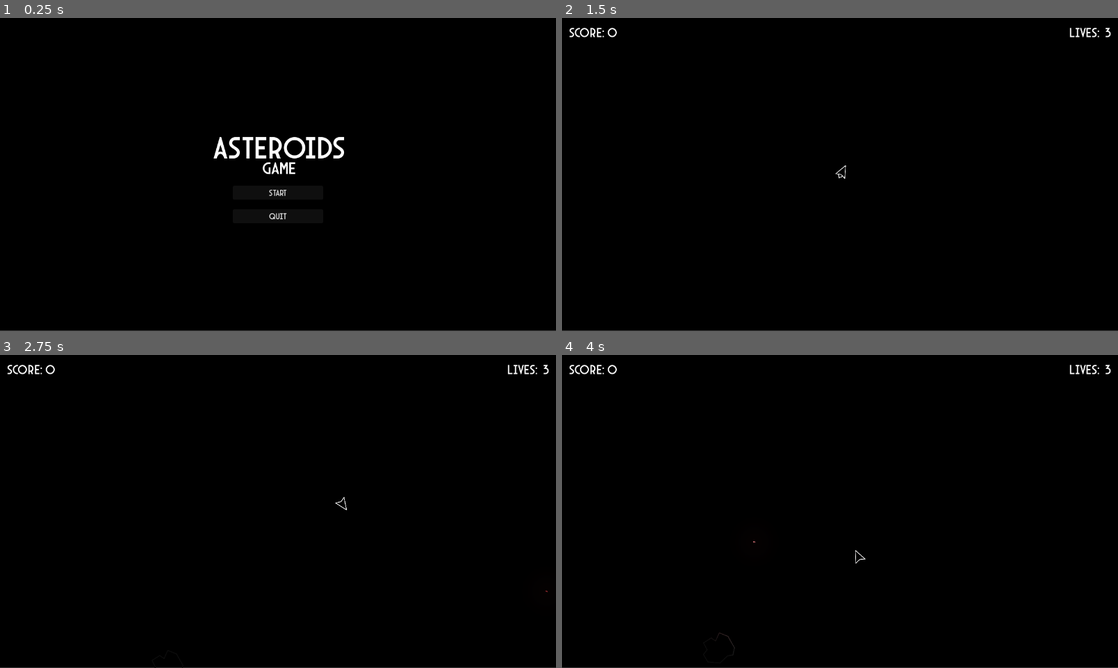
Above: before the commit, frames 1-4 (two rows, left to right).
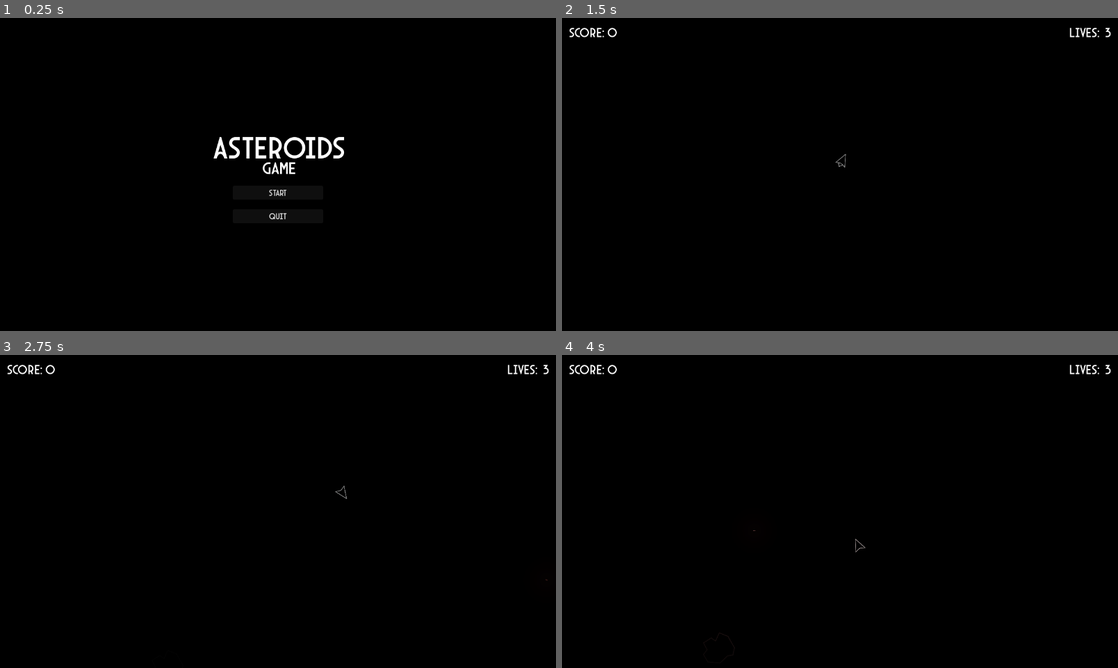
Above: after the commit, the same moments.

Repository: kjsneed1/asteroid-clone
Game: Godot game, scene res://main.tscn
The game is run twice, just before and just after one commit, with the same random seed, the same clock (stepped at 60 frames per second) and the same inputs.
Inputs:
- Up to frame 1 (0.25 s): no input
- Up to frame 2 (1.5 s): click "Start" at 0.5 s; tap Enter at 1.25 s; hold Right (turn_right) from 1.28 s (still down); hold Up (move) from 1.28 s (still down)
- Up to frame 3 (2.75 s): tap Space (shoot) at 2, 2.1 s; release Right (turn_right) at 2.03 s; release Up (move) at 2.03 s; hold Down (brake) from 2.03 s (still down)
- Up to frame 4 (4 s): release Down (brake) at 2.78 s; hold Up (move) 2.78-3.53 s; hold Right (turn_right) from 2.78 s (still down); tap Enter at 3.5 s; tap Space (shoot) at 3.6 s

The runs differ from the first frame. In frame 1, 0.2% of the frame differs, in the area x 0-100%, y 99-100%; in frame 2, 0.3%, in the area x 0-100%, y 43-100%; in frame 3, 0.3%; in frame 4, 0.3%.

Commit message:
Made screen size editable and some other minor changes

Diff:
--- a/bullet.tscn
+++ b/bullet.tscn
@@ -1,8 +1,9 @@
-[gd_scene load_steps=5 format=3 uid="uid://4fvkb1gam2su"]
+[gd_scene load_steps=6 format=3 uid="uid://4fvkb1gam2su"]
 
 [ext_resource type="Texture2D" uid="uid://d2sg031mdxbei" path="res://Sprites/Bullet.png" id="1_v7oki"]
 [ext_resource type="Script" uid="uid://4ygnhl4e62q0" path="res://bullet.gd" id="1_v8qja"]
 [ext_resource type="Texture2D" uid="uid://cmpnegxepuhkb" path="res://Sprites/2d_lights_and_shadows_neutral_point_light.webp" id="4_2b2rl"]
+[ext_resource type="Texture2D" uid="uid://cwinxyfa55ln4" path="res://Sprites/Light circle.webp" id="4_b7duk"]
 
 [sub_resource type="CapsuleShape2D" id="CapsuleShape2D_v8qja"]
 radius = 8.0
@@ -30,9 +31,9 @@
 texture_scale = 0.5
 
 [node name="PointLight2D2Asteroid" type="PointLight2D" parent="."]
-color = Color(0.9840067, 0.21996015, 0.25457856, 1)
-energy = 0.6
-texture = ExtResource("4_2b2rl")
-texture_scale = 2.0
+color = Color(0.9926093, 0.38983634, 0.37777513, 1)
+energy = 0.4
+texture = ExtResource("4_b7duk")
+texture_scale = 1.4
 
 [connection signal="screen_exited" from="VisibleOnScreenEnabler2D" to="." method="_on_visible_on_screen_enabler_2d_screen_exited"]
--- a/game_hud.tscn
+++ b/game_hud.tscn
@@ -40,20 +40,24 @@
 
 [node name="Lives" type="Control" parent="."]
 layout_mode = 3
-anchors_preset = 0
-offset_left = 1152.0
-offset_right = 1304.0
+anchor_left = 1.0
+anchor_right = 1.0
+offset_left = -128.0
+offset_right = 24.0
 offset_bottom = 64.0
+size_flags_horizontal = 10
+size_flags_vertical = 2
+metadata/_edit_use_anchors_ = true
 
 [node name="LivesLabel" type="Label" parent="Lives"]
 layout_mode = 1
-anchors_preset = 4
-anchor_top = 0.5
-anchor_bottom = 0.5
-offset_left = 16.0
-offset_top = -16.0
-offset_right = 98.0
-offset_bottom = 19.0
+anchors_preset = -1
+anchor_left = 0.84200007
+anchor_right = 0.84200007
+offset_left = -111.98401
+offset_top = 16.0
+offset_right = -29.984009
+offset_bottom = 51.0
 grow_vertical = 2
 theme_override_fonts/font = ExtResource("1_q4g6c")
 theme_override_font_sizes/font_size = 30
@@ -61,13 +65,13 @@
 
 [node name="LivesNumber" type="Label" parent="Lives"]
 layout_mode = 1
-anchors_preset = 4
-anchor_top = 0.5
-anchor_bottom = 0.5
-offset_left = 98.0
-offset_top = -16.0
-offset_right = 180.0
-offset_bottom = 19.0
+anchors_preset = -1
+anchor_left = 0.84200007
+anchor_right = 0.84200007
+offset_left = -29.984009
+offset_top = 16.0
+offset_right = 52.01599
+offset_bottom = 51.0
 grow_vertical = 2
 theme_override_fonts/font = ExtResource("1_q4g6c")
 theme_override_font_sizes/font_size = 30
--- a/icon.svg
+++ /dev/null
@@ -1 +0,0 @@
-<svg xmlns="http://www.w3.org/2000/svg" width="128" height="128"><rect width="124" height="124" x="2" y="2" fill="#363d52" stroke="#212532" stroke-width="4" rx="14"/><g fill="#fff" transform="translate(12.322 12.322)scale(.101)"><path d="M105 673v33q407 354 814 0v-33z"/><path fill="#478cbf" d="m105 673 152 14q12 1 15 14l4 67 132 10 8-61q2-11 15-15h162q13 4 15 15l8 61 132-10 4-67q3-13 15-14l152-14V427q30-39 56-81-35-59-83-108-43 20-82 47-40-37-88-64 7-51 8-102-59-28-123-42-26 43-46 89-49-7-98 0-20-46-46-89-64 14-123 42 1 51 8 102-48 27-88 64-39-27-82-47-48 49-83 108 26 42 56 81zm0 33v39c0 276 813 276 814 0v-39l-134 12-5 69q-2 10-14 13l-162 11q-12 0-16-11l-10-65H446l-10 65q-4 11-16 11l-162-11q-12-3-14-13l-5-69z"/><path d="M483 600c0 34 58 34 58 0v-86c0-34-58-34-58 0z"/><circle cx="725" cy="526" r="90"/><circle cx="299" cy="526" r="90"/></g><g fill="#414042" transform="translate(12.322 12.322)scale(.101)"><circle cx="307" cy="532" r="60"/><circle cx="717" cy="532" r="60"/></g></svg>
--- a/main.gd
+++ b/main.gd
@@ -9,17 +9,32 @@
 var lives = 3
 var recovering = false
 var player_moving = false
+var prev_size = DisplayServer.window_get_size()
 
 # Called when the node enters the scene tree for the first time.
 func _ready() -> void:
-	$Player.hide()
-	$GameHud.hide()
-	$GameOverScreen.hide()
-	$MenuMusic.play()
-
+	DisplayServer.window_set_min_size(Vector2i(640,480))
 
 # Called every frame. 'delta' is the elapsed time since the previous frame.
 func _process(delta: float) -> void:
+	var screen_size = DisplayServer.window_get_size()
+
+	if prev_size.x != screen_size.x || prev_size.y != screen_size.y:
+		$PlayerBounds/CollisionPolygon2D.polygon[0] = Vector2(0,0)
+		$PlayerBounds/CollisionPolygon2D.polygon[1] = Vector2(screen_size.x,0)
+		$PlayerBounds/CollisionPolygon2D.polygon[2] = Vector2(screen_size.x,screen_size.y)
+		$PlayerBounds/CollisionPolygon2D.polygon[3] = Vector2(0,screen_size.y)
+
+		var new_curve = Curve2D.new()
+		new_curve.add_point(Vector2(0,0))
+		new_curve.add_point(Vector2(screen_size.x, 0))
+		new_curve.add_point(Vector2(screen_size.x, screen_size.y))
+		new_curve.add_point(Vector2(0, screen_size.y))
+		new_curve.add_point(Vector2(0, 0))
+		$AstroidPath.curve = new_curve
+
+	prev_size = screen_size
+
 	#Check for shooting input
 	if Input.is_action_pressed("shoot") && !reloading && $Player.is_visible_in_tree():
 		var bullet = bullet_scene.instantiate()
@@ -31,7 +46,7 @@
 		await get_tree().create_timer(0.3).timeout
 		reloading = false
 
-	if player_moving && $PlayerMusic.volume_db < 4.0:
+	if player_moving && $PlayerMusic.volume_db < 0.0:
 		$PlayerMusic.volume_db += 24 * delta
 	elif !player_moving && $PlayerMusic.volume_db > -16.0:
 		$PlayerMusic.volume_db -= 4 * delta
@@ -131,14 +146,16 @@
 	$MenuMusic.stop()
 	$GameMusic.play()
 	$PlayerMusic.play()
-	$Player.set_pos($StartPosition.position)
+	var screen_size = DisplayServer.window_get_size()
+	$Player.set_pos(Vector2(screen_size.x/2,screen_size.y/2))
 	$Player.show()
 	$GameHud.show()
+	get_tree().call_group("asteroids", "queue_free")
 	$AsteroidTimer.start()
 
 
 func _on_player_hit() -> void:
-	if !recovering:
+	if !recovering && $Player.visible:
 		minus_life()
 
 		if lives == 0:
@@ -157,7 +174,6 @@
 	$PlayerMusic.stop()
 	$GameOver.play()
 	$AsteroidTimer.stop()
-	get_tree().call_group("asteroids", "queue_free")
 	$GameOverScreen.show()
 	$GameOverScreen/Subtitle.text = "SCORE: " + str(score)
 
@@ -175,3 +191,8 @@
 
 func _on_slow_down_timer_timeout() -> void:
 	player_moving = false
+
+
+func _on_player_off_screen() -> void:
+	var screen_size = DisplayServer.window_get_size()
+	$Player.set_pos(Vector2(screen_size.x/2,screen_size.y/2))
--- a/main.tscn
+++ b/main.tscn
@@ -36,26 +36,20 @@
 anchor_right = 1.0
 anchor_bottom = 1.0
 offset_top = -1.0
-offset_bottom = -1.0
 grow_horizontal = 2
 grow_vertical = 2
+size_flags_horizontal = 3
+size_flags_vertical = 3
 color = Color(0.033853274, 0.03385328, 0.033853255, 1)
 
 [node name="Player" parent="." instance=ExtResource("1_ig7tw")]
+visible = false
 position = Vector2(32, 72)
 
 [node name="AstroidPath" type="Path2D" parent="."]
 curve = SubResource("Curve2D_h2yge")
 
 [node name="AsteroidPathLocation" type="PathFollow2D" parent="AstroidPath"]
-
-[node name="RigidBody2D" type="RigidBody2D" parent="."]
-collision_layer = 2
-collision_mask = 2
-freeze = true
-
-[node name="CollisionPolygon2D" type="CollisionPolygon2D" parent="RigidBody2D"]
-polygon = PackedVector2Array(0, 0, 1280, 0, 1280, 720, 0, 720, 0, 0, -8, -8, -8, 728, 1288, 728, 1288, -8, -8, -8)
 
 [node name="AsteroidTimer" type="Timer" parent="."]
 wait_time = 2.0
@@ -65,45 +59,57 @@
 [node name="StartScreen" parent="." instance=ExtResource("7_272bh")]
 
 [node name="GameHud" parent="." instance=ExtResource("8_5vw27")]
+visible = false
 
 [node name="GameOverScreen" parent="." instance=ExtResource("9_kek77")]
+visible = false
 
 [node name="StartPosition" type="Marker2D" parent="."]
 position = Vector2(640, 386)
 
-[node name="MenuMusic" type="AudioStreamPlayer2D" parent="."]
+[node name="MenuMusic" type="AudioStreamPlayer" parent="."]
 stream = ExtResource("10_4c57u")
-volume_db = 8.0
+autoplay = true
 
-[node name="GameMusic" type="AudioStreamPlayer2D" parent="."]
+[node name="GameMusic" type="AudioStreamPlayer" parent="."]
 stream = ExtResource("11_efxa6")
-volume_db = 4.0
 
-[node name="PlayerMusic" type="AudioStreamPlayer2D" parent="."]
+[node name="PlayerMusic" type="AudioStreamPlayer" parent="."]
 stream = ExtResource("12_vivmo")
 volume_db = -16.0
 
-[node name="GameOver" type="AudioStreamPlayer2D" parent="."]
+[node name="GameOver" type="AudioStreamPlayer" parent="."]
 stream = ExtResource("12_dg77c")
-volume_db = 4.0
 
-[node name="AsteroidHit" type="AudioStreamPlayer2D" parent="."]
+[node name="AsteroidHit" type="AudioStreamPlayer" parent="."]
 stream = ExtResource("13_ycdy4")
-volume_db = 10.0
+max_polyphony = 10
 
-[node name="Crash" type="AudioStreamPlayer2D" parent="."]
+[node name="Crash" type="AudioStreamPlayer" parent="."]
 stream = ExtResource("14_w48qg")
+max_polyphony = 2
 parameters/looping = false
 
-[node name="Shoot" type="AudioStreamPlayer2D" parent="."]
+[node name="Shoot" type="AudioStreamPlayer" parent="."]
 stream = ExtResource("16_2cqfq")
-volume_db = 8.0
+max_polyphony = 5
 
 [node name="CanvasModulate" type="CanvasModulate" parent="."]
-color = Color(0.056291588, 0.056291603, 0.056291595, 1)
+color = Color(0.019607844, 0.019607844, 0.019607844, 1)
+
+[node name="PlayerBounds" type="RigidBody2D" parent="."]
+collision_layer = 2
+collision_mask = 2
+gravity_scale = 0.0
+freeze = true
+
+[node name="CollisionPolygon2D" type="CollisionPolygon2D" parent="PlayerBounds"]
+build_mode = 1
+polygon = PackedVector2Array(0, 0, 1280, 0, 1280, 720, 0, 720)
 
 [connection signal="hit" from="Player" to="." method="_on_player_hit"]
 [connection signal="moving" from="Player" to="." method="_on_player_moving"]
+[connection signal="off_screen" from="Player" to="." method="_on_player_off_screen"]
 [connection signal="timeout" from="AsteroidTimer" to="." method="_on_asteroid_timer_timeout"]
 [connection signal="timeout" from="SlowDownTimer" to="." method="_on_slow_down_timer_timeout"]
 [connection signal="start_game" from="StartScreen" to="." method="_on_start_game"]
--- a/player.gd
+++ b/player.gd
@@ -2,6 +2,7 @@
 
 signal hit
 signal moving
+signal off_screen
 
 var slow_down_rate = 150
 var brake_rate = 300
@@ -65,3 +66,7 @@
 	position = posit
 	reset_pos = posit
 	reset = true
+
+
+func _on_visible_on_screen_notifier_2d_screen_exited() -> void:
+	off_screen.emit()
--- a/player.tscn
+++ b/player.tscn
@@ -3,7 +3,7 @@
 [ext_resource type="Texture2D" uid="uid://dilx3ytkx8opm" path="res://Sprites/Player.png" id="1_4flbx"]
 [ext_resource type="Script" uid="uid://btgoym0bo3hex" path="res://player.gd" id="1_onrkg"]
 [ext_resource type="Texture2D" uid="uid://dlxiwles1g38n" path="res://Sprites/Player stationary.png" id="2_i3pqv"]
-[ext_resource type="Texture2D" uid="uid://cmpnegxepuhkb" path="res://Sprites/2d_lights_and_shadows_neutral_point_light.webp" id="4_hqtel"]
+[ext_resource type="Texture2D" uid="uid://cwinxyfa55ln4" path="res://Sprites/Light circle.webp" id="4_hqtel"]
 
 [sub_resource type="SpriteFrames" id="SpriteFrames_hqtel"]
 animations = [{
@@ -40,7 +40,12 @@
 sprite_frames = SubResource("SpriteFrames_hqtel")
 
 [node name="PointLight2D" type="PointLight2D" parent="."]
+light_mask = 7
+visibility_layer = 7
 texture = ExtResource("4_hqtel")
-texture_scale = 3.0
+texture_scale = 1.2
+
+[node name="VisibleOnScreenNotifier2D" type="VisibleOnScreenNotifier2D" parent="."]
 
 [connection signal="body_entered" from="." to="." method="_on_body_entered"]
+[connection signal="screen_exited" from="VisibleOnScreenNotifier2D" to="." method="_on_visible_on_screen_notifier_2d_screen_exited"]
--- a/project.godot
+++ b/project.godot
@@ -10,15 +10,16 @@
 
 [application]
 
-config/name="Asteroid Clone"
+config/name="Asteroids Game"
 run/main_scene="uid://br5j3kq1smj6l"
 config/features=PackedStringArray("4.5", "GL Compatibility")
-config/icon="res://icon.svg"
+config/icon="uid://dv4w20s76amg7"
 
 [display]
 
 window/size/viewport_width=1280
 window/size/viewport_height=720
+window/stretch/aspect="expand"
 
 [global_group]
 
Binary file added: Sprites/Light circle.webp
Not shown, changed: Sprites/Light circle.webp.import
Binary file added: icon.png
Not shown, added: icon.png.import
